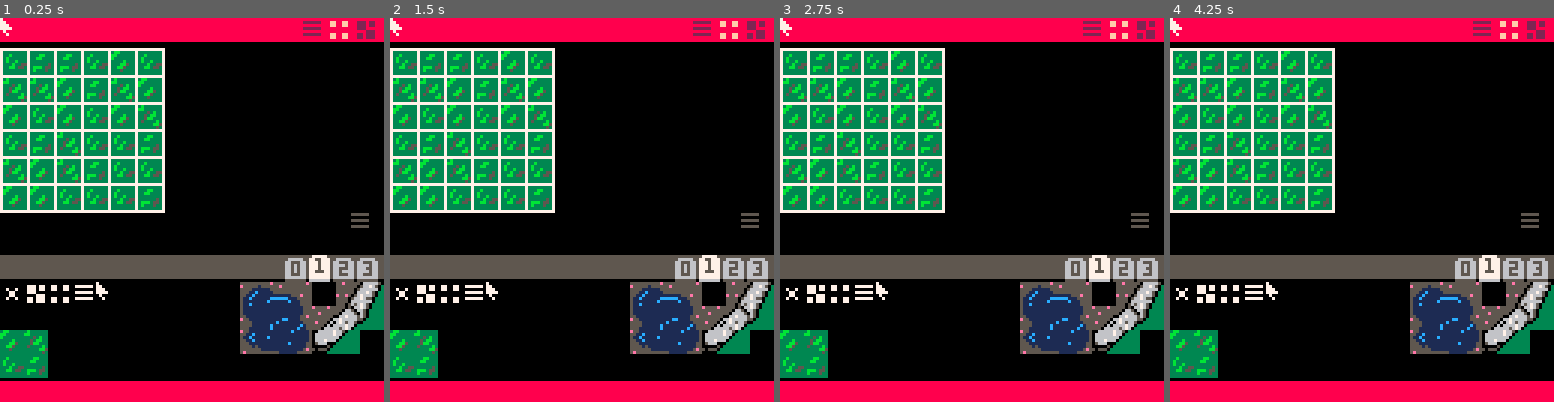
Above: before the commit, frames 1-4 (left to right).
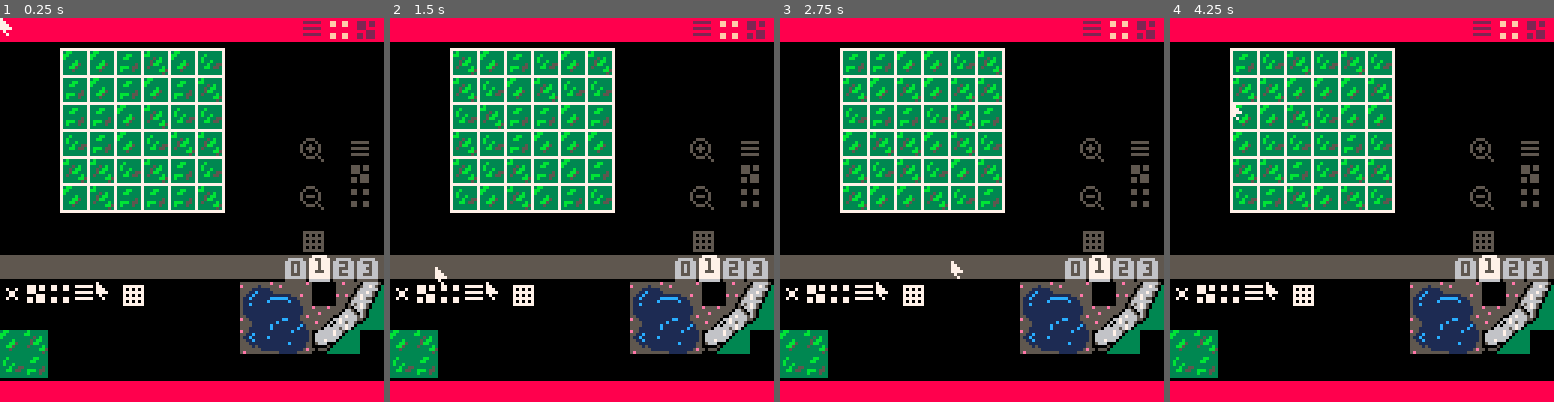
Above: after the commit, the same moments.

Repository: Athas1980/pico_workspace
Game: PICO-8 cartridge crash/map_edit.p8
Two runs of this game, one before a commit and one after it. Both use one fixed random seed, a clock stepped at 60 frames per second and the inputs below.
Inputs (mouse positions are in pixels of both pictures, inside the frame that each line leads up to):
- Up to frame 1 (0.25 s): no input
- Up to frame 2 (1.5 s): click (670, 121) at 0.67 s; click (436, 267) at 1.22 s
- Up to frame 3 (2.75 s): click (887, 114) at 1.77 s; click (952, 259) at 2.32 s
- Up to frame 4 (4.25 s): click (1404, 106) at 2.87 s; click (1465, 256) at 3.42 s; click (1231, 102) at 3.97 s

The runs differ from the first frame. In frame 1, 20% of the frame differs, in the area x 0-97%, y 7-75%; in frame 2, 20%; in frame 3, 20%; in frame 4, 20%, in the area x 0-97%, y 0-75%.

Commit message:
Add in new icons

Diff:
--- a/crash/map_edit.p8
+++ b/crash/map_edit.p8
@@ -10,36 +10,45 @@
 	poke(0x5f2d, 0x1)
 	cell_size = 6
 	active_tab = 1
-	clickable_elements = {}
+	layout = create_layout("cell_edit")
+	printh(tostr(0b0000000001111111.0101010101111111,true))
+	printh(tostr(0b0101010101111111.0101010101111111,true))
 end
 
 --Don't want to use sprite space so need to create the icons here.
-function create_icon(top_half, bottom_half, x, y, col_active, col_inactive, col_hover)
+function c_ico(top, bottom, x, y, col_active, col_inactive, col_hover)
 	col_active = col_active or white
 	col_inactive = col_inactive or dark_gray
 	local inactive, active, hover = 0,1,2
 
 	return {
 		draw = function(self)
-			local top = top_half
+
 			local colour = col_inactive
 			if (self.state == active) colour = col_active
 			if (self.state == hover) colour = col_hover
-
-			for i =0, 32 do
-				if (top & 0x8000 != 0) pset(x+ i%8, y+(i\8), colour)
-				top = top << 1
-			end
-			local bottom = bottom_half
-			for i =0, 32 do
-				if (bottom & 0x8000 != 0) pset(x+ i%8, y+(i\8)+4, colour)
-				bottom = bottom << 1
-			end
-			stop()
+			draw_ico(top, bottom, x, y, colour)
 		end,
 		state = inactive
 	}
 
+end
+
+function draw_ico(top, btm, x, y, col)
+	local max = 0x8000
+	for i =0, 32 do
+		if (top & max != 0) then
+			pset(x+ i%8, y+(i\8), col)
+		end
+		top = top << 1
+	end
+
+	for i =0, 32 do
+		if (btm & max != 0) then
+			pset(x+ i%8, y+(i\8)+4, col)
+		end
+		btm = btm << 1
+	end
 end
 
 function _update60()
@@ -56,15 +65,13 @@
 -- sy = screen offset y
 function zmap(zoom,mx,my,sx,sy)
 	debugtxt = debugtxt.."mapx:"..mx..", mapy:"..my.."\n "
-	palt(5, false)
-	palt(0, false)
-	zoom = zoom or 1
+	local z = zoom or 1
 	mx= mx or 0
 	my= my or 0
 	sx= sx or 0
 	sy= sy or 0
 	for i=0, 127 do
-		tline(0,i,127, i, mx/8, (my+i/zoom)/8, 1/8/zoom)
+		tline(0,i,127, i, mx/8, (my+i/z)/8, 1/8/z)
 	end
 end
 
@@ -79,7 +86,44 @@
 	cls()
 	draw_layout()
 	pointer()
-	create_icon(0b0000000001111110.0000000001111110, 0b0000000001111110, 116, 64):draw()
+
+	ico_menu = c_ico(
+		0x7e.007e,
+		0x7e,
+		116, 40)
+
+	ico_map = c_ico(
+		0x76.7670,
+		0xe6e.6e,
+		116, 48)
+
+	ico_tile = c_ico(
+		0x66.66,
+		0x66.66,
+		116, 56)
+
+	ico_menu:draw()
+	ico_map:draw()
+	ico_tile:draw()
+
+	ico_zoom_in = c_ico(
+		0x3844.92ba,
+		0x9244.3a01,
+		100, 40)
+
+	ico_zoom_out = c_ico(
+		0x3844.82ba,
+		0x8244.3a01,
+		100, 56)
+
+		ico_grid =  c_ico(
+			0x007f.557f,
+			0x557f.557f,
+			100, 70)
+
+	ico_zoom_in:draw()
+	ico_zoom_out:draw()
+	ico_grid:draw()
 end
 
 function draw_layout()
@@ -102,15 +146,22 @@
 end
 
 function pointer()
-	spr(4,mx,my)
+	draw_ico(0x80c0.e0f0, 0x4020,
+		mx, my, white)
 end
 
 function draw_cell()
+	local offx = 20
+	local offy = 10
 	for i=0, cell_size -1 do
 		for j=0, cell_size -1 do
-			cells = {32,33,48,49}
-			rect(0 + (9*i),10 + (9*j), 0 + (9*(i+1)),10 + (9*(j+1)),white)
-			spr(rnd(cells), 1+(9*i), 11+(9*j))
+			local cells = {32,33,48,49}
+			local left = offx + 9 * i
+			local rght = left + 9
+			local top = offy + 9 * j
+			local btm = top + 9
+			rect(left,top,rght,btm,white)
+			spr(rnd(cells), left+1,top+1)
 		end
 	end
 end
@@ -119,9 +170,9 @@
 	rectfill(0, 79, 127, 86, dark_gray)
 	for i=0, 3 do
 		if (i==active_tab) then
-			draw_active_tab(93 + i*8,79, i)
+			draw_act_tab(93+i*8,79,i)
 		else
-			draw_inactive_tab(93 + i*8,79, i)
+			draw_inact_tab(93+i*8,79,i)
 		end
 	end
 end
@@ -134,14 +185,14 @@
 	end
 end
 
-function draw_active_tab(x,y, tab)
-    line(x+3,y,x+7,y,white)
-    rectfill(x+2,y+1,x+8,y+7,white)
-    line(x+2,y+8,x+8,y+8,light_gray)
-    print(tab,x+4,y+1,dark_gray)
-end
-
-function draw_inactive_tab(x,y, tab)
+function draw_act_tab(x,y, tab)
+	line(x+3,y,x+7,y,white)
+	rectfill(x+2,y+1,x+8,y+7,white)
+	line(x+2,y+8,x+8,y+8,light_gray)
+	print(tab,x+4,y+1,dark_gray)
+end
+
+function draw_inact_tab(x,y, tab)
 	line(x+3,y+1,x+7,y+1,light_gray)
 	rectfill(x+2,y+2,x+8,y+7,light_gray)
 	line(x+2,y+8,x+8,y+8,dark_gray)
@@ -153,57 +204,18 @@
 -->8
 
 -->8
-function create_camera(sx, sy, sw, sh)
-	return{
-		sx= sx,
-		sy= sy,
-		sw= sw,
-		sh= sh,
-		posx = 0,
-		posy = 0,
-		zoom = 1.25,
-
-		oldtargetoffx=0,
-		oldtargetoffy=0,
-		targetoffx = 0,
-		targetoffy = 0,
-
-		targetzoom = 1.25,
-		follow= function(self, car)
-			self.oldtargetoffx = self.targetoffx
-			self.oldtargetoffy = self.targetoffy
-			self.carx = car.x
-			self.cary = car.y
-			--FIXME use screen width and height
-			self.targetoffx, self.targetoffy= 63/self.zoom -32*cos(car.rot)/self.zoom, 63/self.zoom-32*sin(car.rot)/self.zoom
-			self.targetzoom = 1.25 - #player.velocity/8
-		end,
-		update = function(self)
-			self.zoom = ease(self.zoom, self.targetzoom)
-			local actualoffx = x
-			self.posx = self.carx - limit(self.oldtargetoffx, self.targetoffx)
-			self.posy = self.cary - limit(self.oldtargetoffy, self.targetoffy)
-		end,
-	}
-end
-
-function ease(cur, tar)
-	return cur+(tar-cur)/20
-	--return tar
-end
-
-function limit(cur, tar)
-	return cur + mid(-1, tar-cur, 1)
-end
+
+
+
 __gfx__
 000000000000000000000000000000007000000000000000000000000000000000000000000000005555555555e55555555555e50000000055e5555506666650
-00000000077707700770077007777770770000000000000000000000000000000000000000000000e555551555555e5555555555000000005555555056676503
-00700700077707700770077000000000777000000000000000000000000000000000000000000000555511111155555555555555000000005555550566666603
-0007700007770000000000000777777077770000000000000000000000000000000000000000000055511c111115555555555555000000005555550666765033
-000770000000777000000000000000000700000000000000000000000000000000000000000000005511c111111111111555e55500000000e55e505676665033
-00700700077077700770077007777770007000000000000000000000000000000000000000000000511c111111cccccc11155555000000005555056676550333
-00000000077077700770077000000000000000000000000000000000000000000000000000000000511111111c111111c1115555000000005555066666660333
-00000000000000000000000000000000000000000000000000000000000000000000000000000000511c11111111111111115555000000005550565676503333
+00000000077707700770077007777770770000000777777700000000000000000000000000000000e555551555555e5555555555000000005555555056676503
+00700700077707700770077000000000777000000707070700000000000000000000000000000000555511111155555555555555000000005555550566666603
+0007700007770000000000000777777077770000077777770000000000000000000000000000000055511c111115555555555555000000005555550666765033
+000770000000777000000000000000000700000007070707000000000000000000000000000000005511c111111111111555e55500000000e55e505676665033
+00700700077077700770077007777770007000000777777700000000000000000000000000000000511c111111cccccc11155555000000005555056676550333
+00000000077077700770077000000000000000000707070700000000000000000000000000000000511111111c111111c1115555000000005555066666660333
+00000000000000000000000000000000000000000777777700000000000000000000000000000000511c11111111111111115555000000005550565676503333
 00000000000000000000000000000000000000000000000000000000000000000000000000000000511111111111111111111555e5555e555550506676503333
 00000000000000000000000000000000000000000000000000000000000000000000000000000000511111111111111111111555555555555506650665033333
 0000000000000000000000000000000000000000000000000000000000000000000000000000000051111111111111111111155555e555555066665065033333
@@ -319,9 +331,9 @@
 2030312020404142202030312020202021203031202040414220205c5d5e74757464747564657564657474751d1e1f205051525320202020202020202020202020202030000000000000000000000000000000000000000000000000000000000000000000000000000000000000000000000000000000000000000000000000
 203031202050515253202020202020303120202020205051525320206d6e43446974646574756474756843442d2e20206061626320202020202020202020202020202031000000000000000000000000000000000000000000000000000000000000000000000000000000000000000000000000000000000000000000000000
 20202020206061626320202020202120202021202020606162632020202020204c4d7464656474750e0f2020202020202071722020202020202020202020202020202021000000000000000000000000000000000000000000000000000000000000000000000000000000000000000000000000000000000000000000000000
-20202020212071722020212120303120203031202020207172202040414220205c5d5e747574751d1e1f2020202020202020202020202020202020202020202020202020000000000000000000000000000000000000000000000000000000000000000000000000000000000000000000000000000000000000000000000000
-2020203031202020203031312020202020202020202020202020205051525320206d6e434443442d2e202020202020202020202020202020202020202020202020202030000000000000000000000000000000000000000000000000000000000000000000000000000000000000000000000000000000000000000000000000
-2020202020202020202020202020212020202120202020202020206061626320202020212020202020202020202020202020202020202020202020202020202020202031000000000000000000000000000000000000000000000000000000000000000000000000000000000000000000000000000000000000000000000000
+20202020212071722020212120303120203031202020207172202040414220205c5d5e747574751d1e1f2020202020202020202020202020202020202020202020202020000001000000000000000000000000000000000000000000000000000000000000000000000000000000000000000000000000000000000000000000
+2020203031202020203031312020202020202020202020202020205051525320206d6e434443442d2e202020202020202020202020202020202020202020202020202030000002000000000000000000000000000000000000000000000000000000000000000000000000000000000000000000000000000000000000000000
+2020202020202020202020202020212020202120202020202020206061626320202020212020202020202020202020202020202020202020202020202020202020202031000003000000000000000000000000000000000000000000000000000000000000000000000000000000000000000000000000000000000000000000
 2020202020202020202120202030312020303120202020202120202071722020202030312020202020202020202020202020202020202020202020202020202020202021000000000000000000000000000000000000000000000000000000000000000000000000000000000000000000000000000000000000cacbcccdcecf
 2020202020202020303120202020202020202020202020303120202020202020202020202020202020202020202020202020202020202020202020202020202020202020000000000000000000000000000000000000000000000000000000000000000000000000000000000000000000000000000000000000dadbdcdddedf
 2020202020202020202020202020202020202020202020202020202020202020202020202020202020202020202020202020202020202020202020202020202020202030000000000000000000000000000000000000000000000000000000000000000000000000000000000000000000000000000000000000eaebecedeeef
